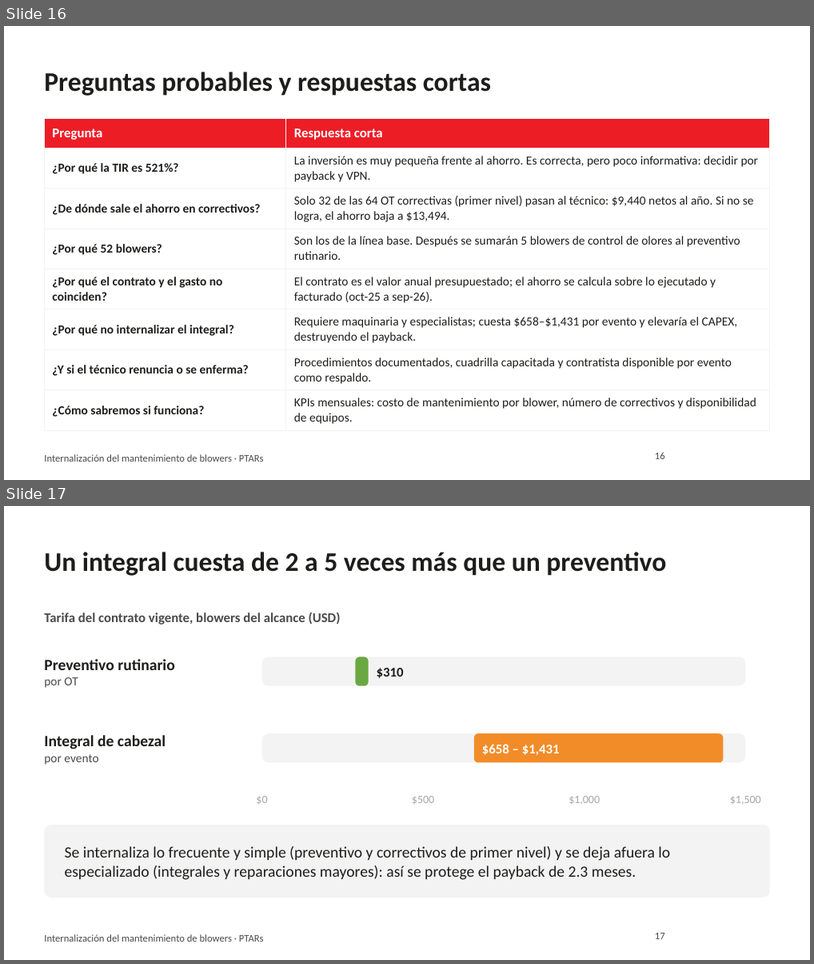
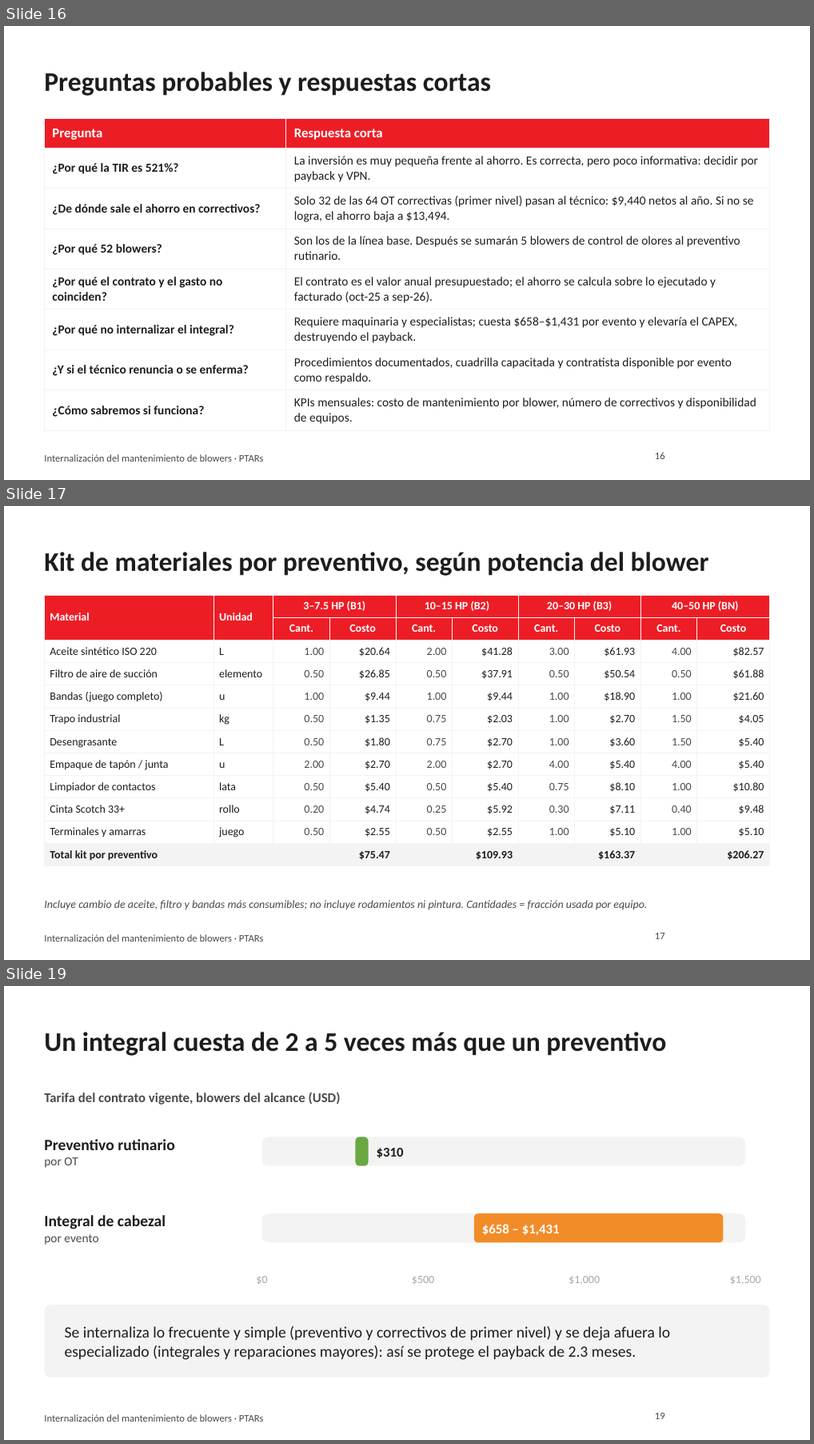
Before and after one commit to jjsamcar/Codigo-IA, a slide deck: presentaciones/Blowers_PTARs_Resumen_Gerencia.pptx. Shown one above the other, each under a label of ours: slides 16 and 17 before the commit, slides 16, 17 and 19 after it; the slides between them are not shown. The pictures are 814x964 and 814x1444 pixels, drawn with LibreOffice and Linux fonts; fonts in the diff are those of the drawing; background and template pictures are left out. Boxes give left, top, right and bottom in pixels: in the first picture for what was removed or moved away, otherwise in the second. Text is boxed around its words. In the diff, an @@ line names an element or a change of style, - is before the commit and + after.

```diff
--- a/presentaciones/Blowers_PTARs_Resumen_Gerencia.pptx
+++ b/presentaciones/Blowers_PTARs_Resumen_Gerencia.pptx
@@ slide 17 added at <box>4,506,810,960</box>, background #FFFFFF; not listed: 1 template element that a slide beside it also shows @@
@@ title added at <box>44,552,710,576</box>, 24 pt, text #1D1D1B, bold @@
+Kit de materiales por preventivo, según potencia del blower
@@ table added at <box>44,595,770,864</box>, 12 rows, 10 columns @@
+Material | Unidad | 3–7.5 HP (B1) |  | 10–15 HP (B2) |  | 20–30 HP (B3) |  | 40–50 HP (BN) | 
+ |  | Cant. | Costo | Cant. | Costo | Cant. | Costo | Cant. | Costo
+Aceite sintético ISO 220 | L | 1.00 | $20.64 | 2.00 | $41.28 | 3.00 | $61.93 | 4.00 | $82.57
+Filtro de aire de succión | elemento | 0.50 | $26.85 | 0.50 | $37.91 | 0.50 | $50.54 | 0.50 | $61.88
+Bandas (juego completo) | u | 1.00 | $9.44 | 1.00 | $9.44 | 1.00 | $18.90 | 1.00 | $21.60
+Trapo industrial | kg | 0.50 | $1.35 | 0.75 | $2.03 | 1.00 | $2.70 | 1.50 | $4.05
+Desengrasante | L | 0.50 | $1.80 | 0.75 | $2.70 | 1.00 | $3.60 | 1.50 | $5.40
+Empaque de tapón / junta | u | 2.00 | $2.70 | 2.00 | $2.70 | 4.00 | $5.40 | 4.00 | $5.40
+Limpiador de contactos | lata | 0.50 | $5.40 | 0.50 | $5.40 | 0.75 | $8.10 | 1.00 | $10.80
+Cinta Scotch 33+ | rollo | 0.20 | $4.74 | 0.25 | $5.92 | 0.30 | $7.11 | 0.40 | $9.48
+Terminales y amarras | juego | 0.50 | $2.55 | 0.50 | $2.55 | 1.00 | $5.10 | 1.00 | $5.10
+Total kit por preventivo |  |  | $75.47 |  | $109.93 |  | $163.37 |  | $206.27
@@ text added at <box>44,900,647,910</box>, 10 pt, text #4A4A4A, italic @@
+Incluye cambio de aceite, filtro y bandas más consumibles; no incluye rodamientos ni pintura. Cantidades = fracción usada por equipo.
@@ page number added at <box>655,932,666,939</box>, 9 pt, text #4A4A4A @@
+17
@@ what was slide 17 is now slide 19 @@
```
Also in this commit, not shown: 2 slides changed, 1 other slide added.
